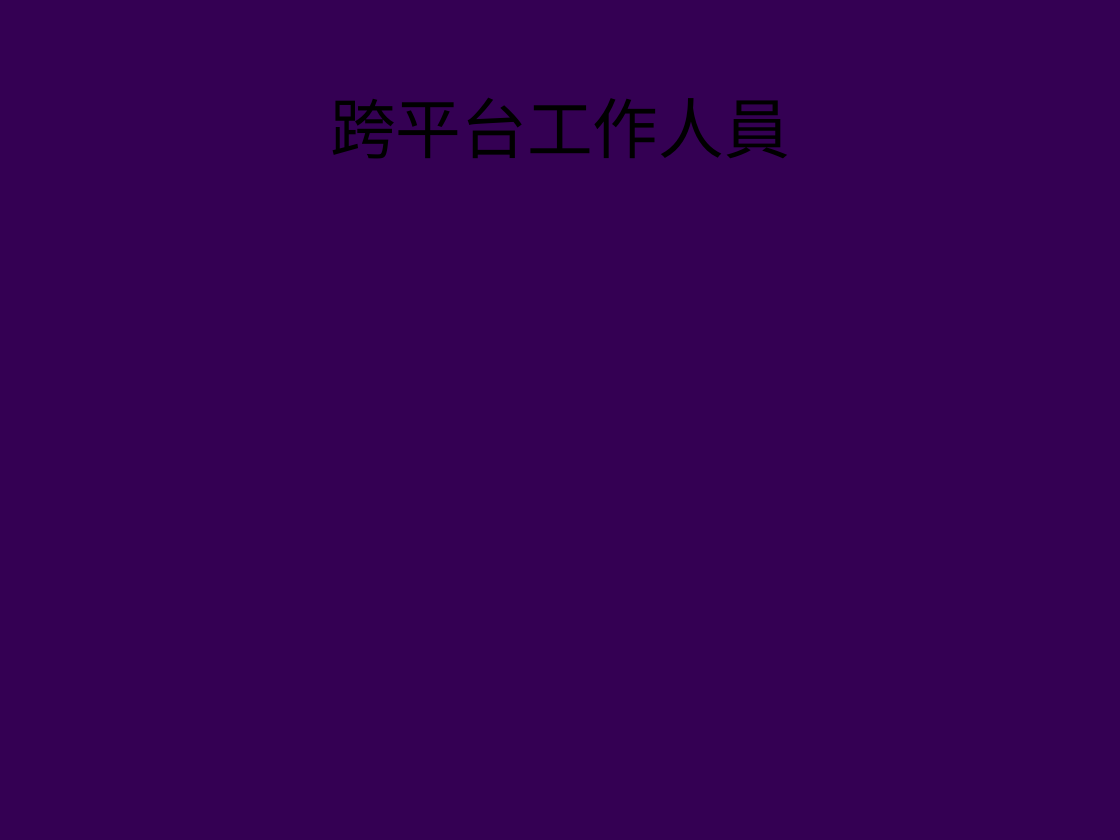
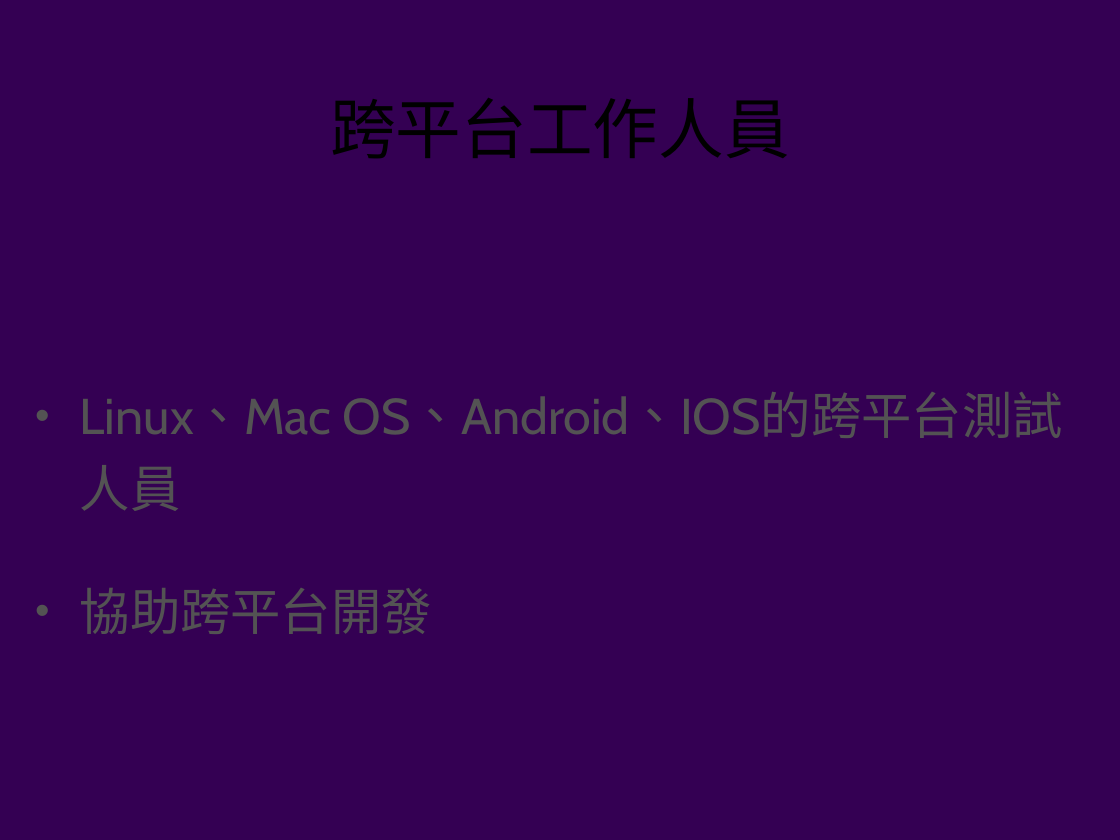
Before and after one commit to 320Jackson/RPG-game-Project, a slide deck: slide 14 of Broadcast.pptx. Drawn at 1120x840 pixels with LibreOffice and Linux fonts; fonts in the diff are those of the drawing; background and template pictures are left out. Boxes give left, top, right and bottom in pixels: in the first picture for what was removed or moved away, otherwise in the second. Text is boxed around its words. In the diff, an @@ line names an element or a change of style, - is before the commit and + after.

```diff
--- a/Broadcast.pptx
+++ b/Broadcast.pptx
@@ text added at (80, 392, 1063, 634), 46 pt, text #535353 @@
+• Linux、Mac OS、Android、IOS的跨平台測試人員
+• 協助跨平台開發
```
Also in this commit, not shown: 3 other slides changed, 3 slides added.
